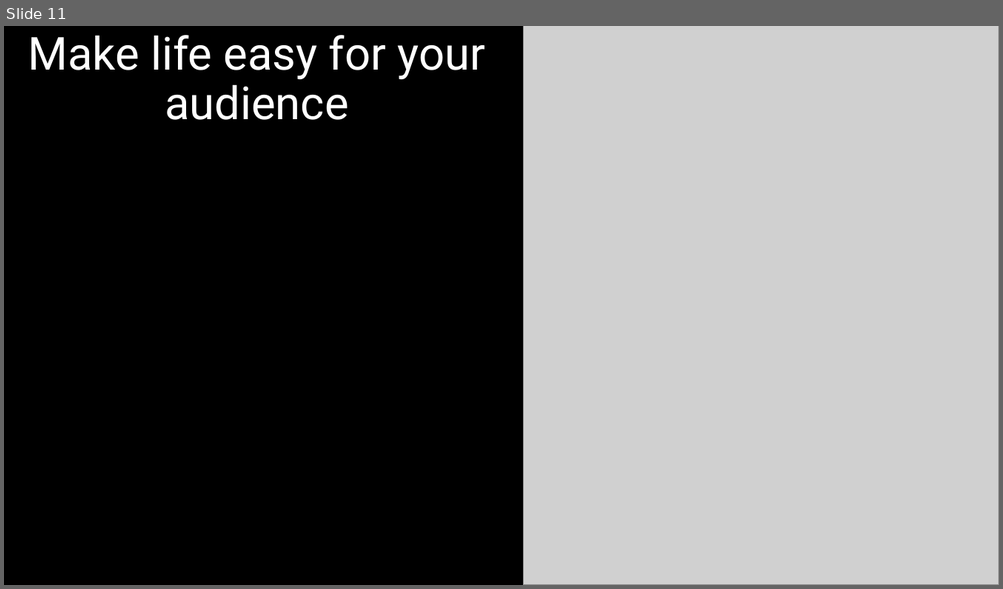
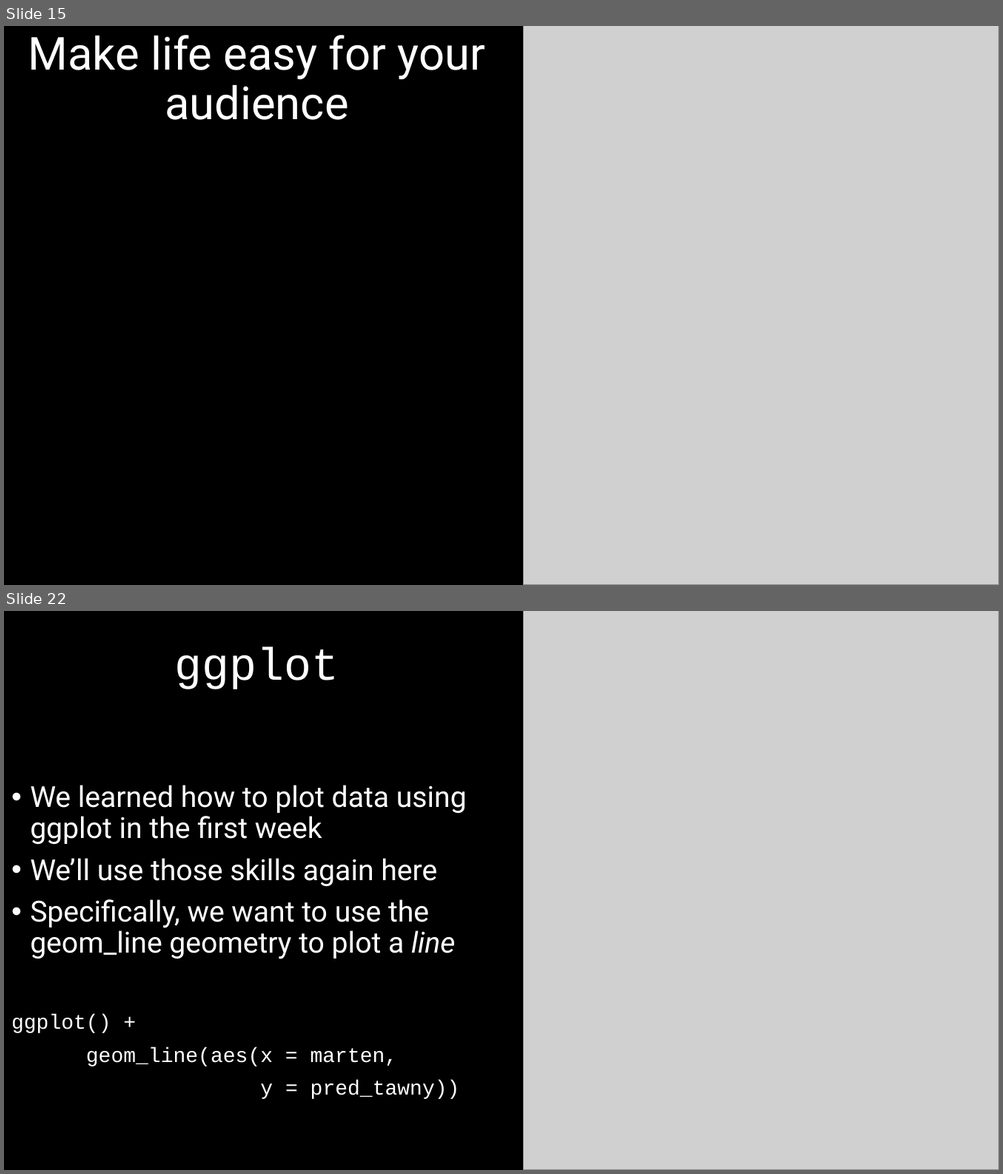
Before and after one commit to DeonRoos/stats-for-biologists, a slide deck: Lecture 5 - Cont LM/Slides/interpret_lm_cont.pptx. Shown one above the other, each under a label of ours: slide 11 before the commit, slides 15 and 22 after it; the slides between them are not shown. The pictures are 1003x589 and 1003x1174 pixels, drawn with LibreOffice and Linux fonts; fonts in the diff are those of the drawing; grey boxes stand for pictures. Boxes give left, top, right and bottom in pixels: in the first picture for what was removed or moved away, otherwise in the second. Text is boxed around its words. In the diff, an @@ line names an element or a change of style, - is before the commit and + after.

Commit message:
Finished up week 2 first draft of lectures

```diff
--- a/Lecture 5 - Cont LM/Slides/interpret_lm_cont.pptx
+++ b/Lecture 5 - Cont LM/Slides/interpret_lm_cont.pptx
@@ slide 22 added at [4, 611, 999, 1170], background #000000 @@
@@ picture added at [523, 611, 999, 1170] @@
@@ title added at [175, 647, 339, 689], 44 pt, text #FFFFFF @@
+ggplot
@@ text added at [11, 785, 466, 1099], 28 pt, text #FFFFFF @@
+• We learned how to plot data using ggplot in the first week
+• We’ll use those skills again here
+• Specifically, we want to use the geom_line geometry to plot a line
+ggplot() +
+geom_line(aes(x = marten,
+y = pred_tawny))
@@ what was slide 11 is now slide 15 @@
```
Also in this commit, not shown: 3 slides changed, 12 other slides added, 33 other files.
